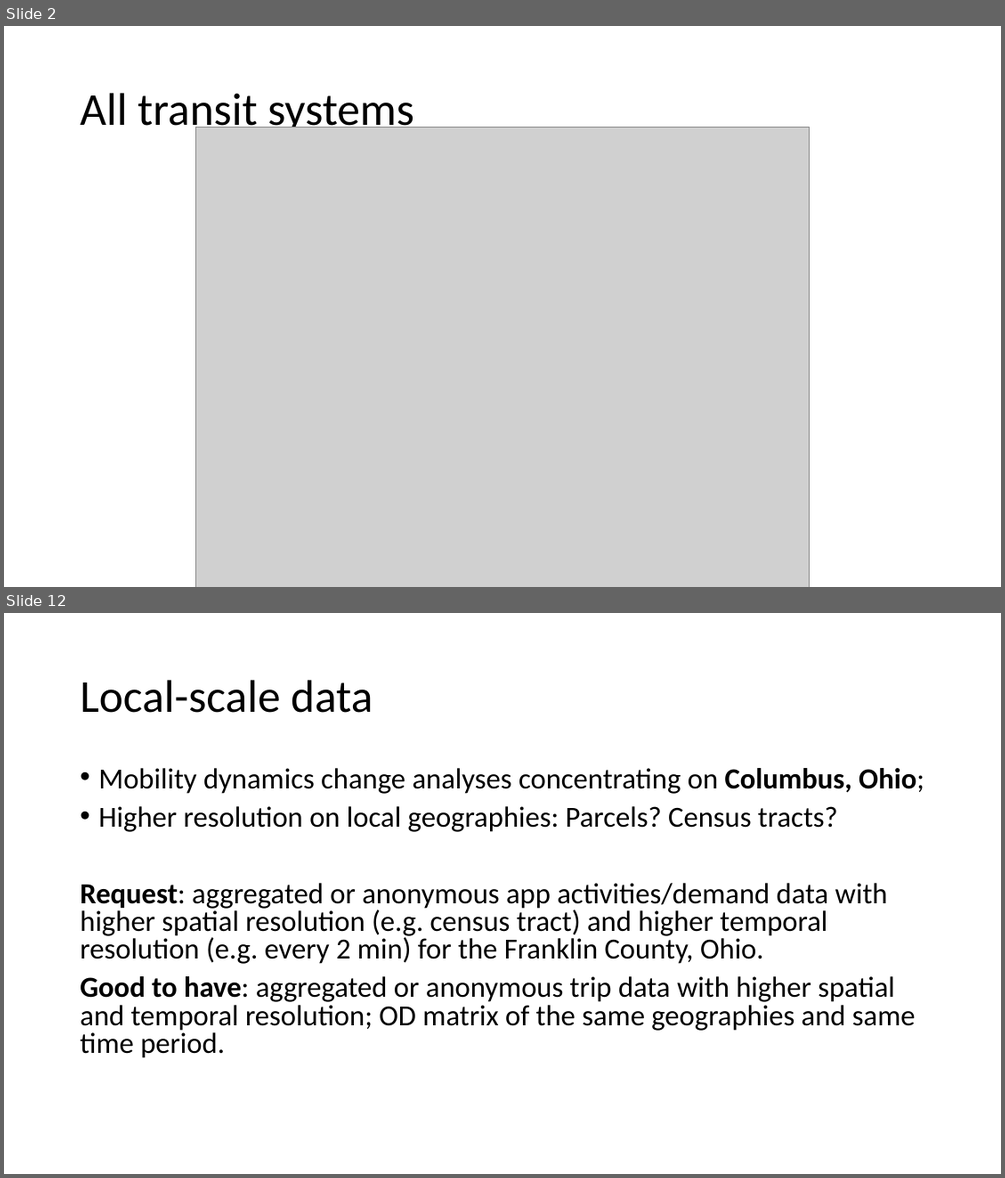
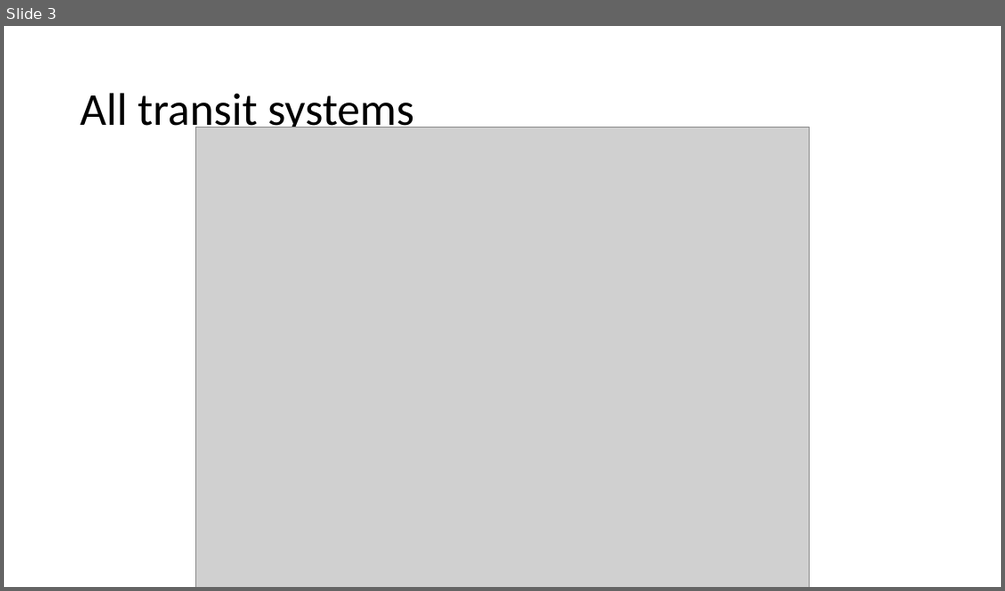
Before and after one commit to luyuliu/COVID-Transit-Demand, a slide deck: doc/pre_results.pptx. Shown one above the other, each under a label of ours: slides 2 and 12 before the commit, slide 3 after it; the slides between them are not shown. The pictures are 1005x1178 and 1005x591 pixels, drawn with LibreOffice and Linux fonts; fonts in the diff are those of the drawing; grey boxes stand for pictures. Boxes give left, top, right and bottom in pixels: in the first picture for what was removed or moved away, otherwise in the second. Text is boxed around its words. In the diff, an @@ line names an element or a change of style, - is before the commit and + after.

```diff
--- a/doc/pre_results.pptx
+++ b/doc/pre_results.pptx
@@ slide 12 removed at (4,613,1001,1174), background #FFFFFF @@
@@ title removed at (80,680,372,713) @@
-Local-scale data
@@ text removed at (80,768,924,1058) @@
-• Mobility dynamics change analyses concentrating on Columbus, Ohio;
-• Higher resolution on local geographies: Parcels? Census tracts?
-Request: aggregated or anonymous app activities/demand data with higher spatial resolution (e.g. census tract) and higher temporal resolution (e.g. every 2 min) for the Franklin County, Ohio.
-Good to have: aggregated or anonymous trip data with higher spatial and temporal resolution; OD matrix of the same geographies and same time period.
@@ what was slide 2 is now slide 3 @@
```
Also in this commit, not shown: 5 slides changed, 11 slides added, 6 other slides removed, 1 other file.
